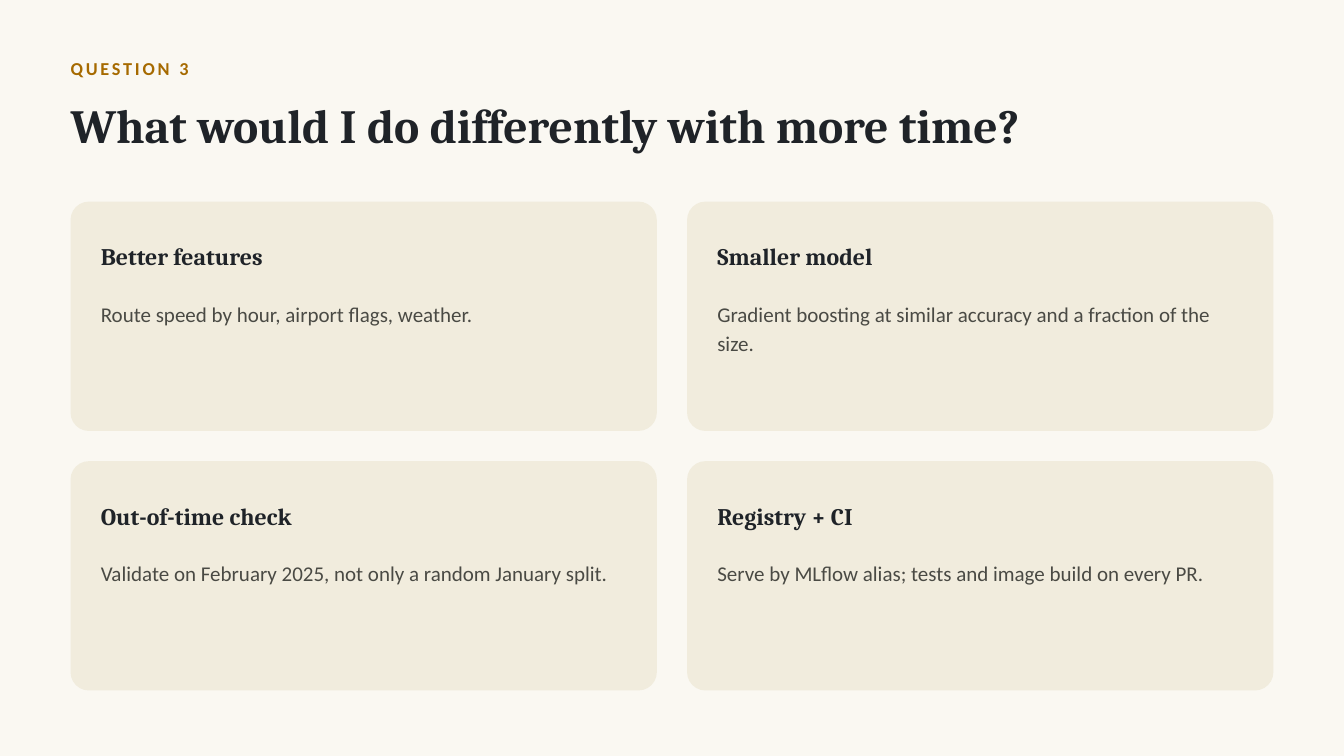
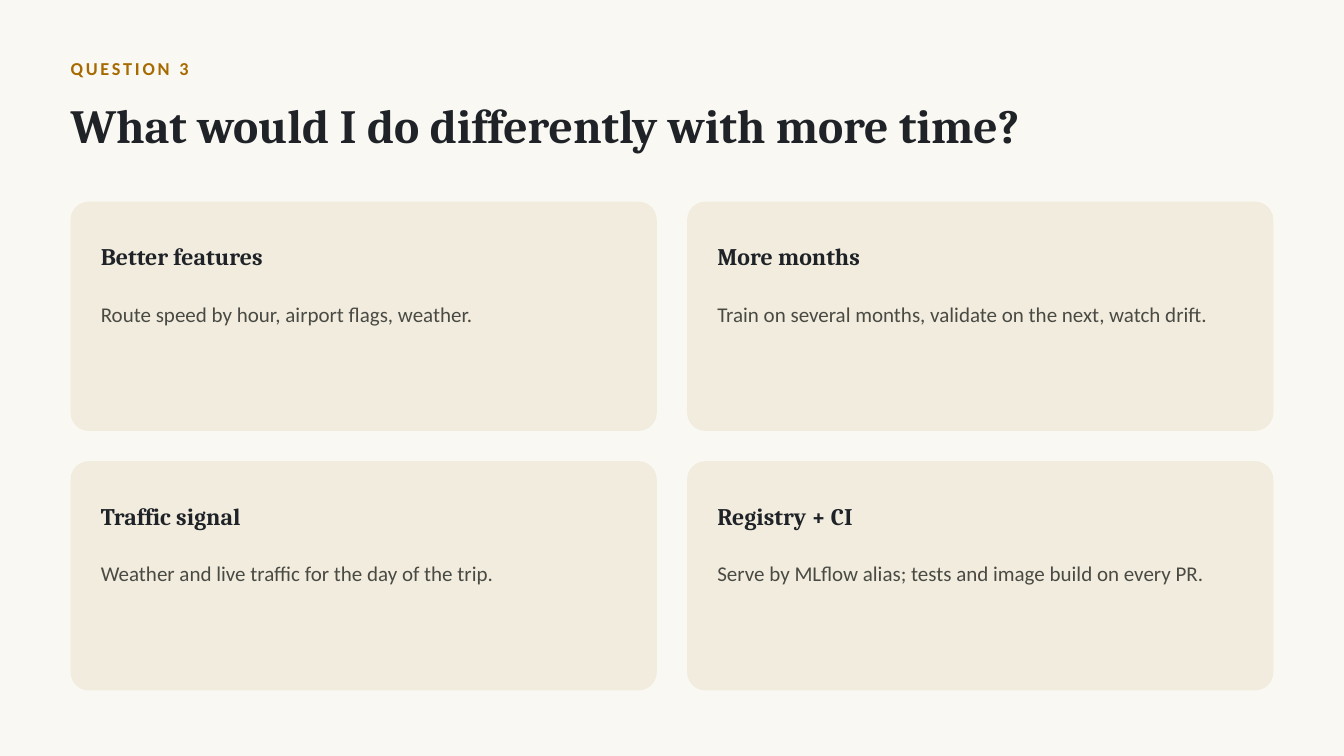
Before and after one commit to jeevan516/model-deployment-project, a slide deck: slide 10 of presentation/model-deployment-project.pptx (slide 9 before the commit). Drawn at 1344x756 pixels with LibreOffice and Linux fonts; fonts in the diff are those of the drawing. Boxes give left, top, right and bottom in pixels: in the first picture for what was removed or moved away, otherwise in the second. Text is boxed around its words. In the diff, an @@ line names an element or a change of style, - is before the commit and + after.

Commit message:
More approaches (Ridge, HistGradientBoosting) with a February 2025 check; serve HistGradientBoosting; container trains its model on first start; Portainer file for Windows

```diff
--- a/presentation/model-deployment-project.pptx
+++ b/presentation/model-deployment-project.pptx
@@ text at [717,248,860,265]: text changed @@
-Smaller model
+More months
@@ text at [717,307,1206,325]: text changed @@
-Gradient boosting at similar accuracy and a fraction of the size.
+Train on several months, validate on the next, watch drift.
@@ text at [101,508,240,530]: text changed @@
-Out-of-time check
+Traffic signal
@@ text at [101,566,492,585]: text changed @@
-Validate on February 2025, not only a random January split.
+Weather and live traffic for the day of the trip.
```
Also in this commit, not shown: 5 other slides changed, 1 slide added, 12 other files.
